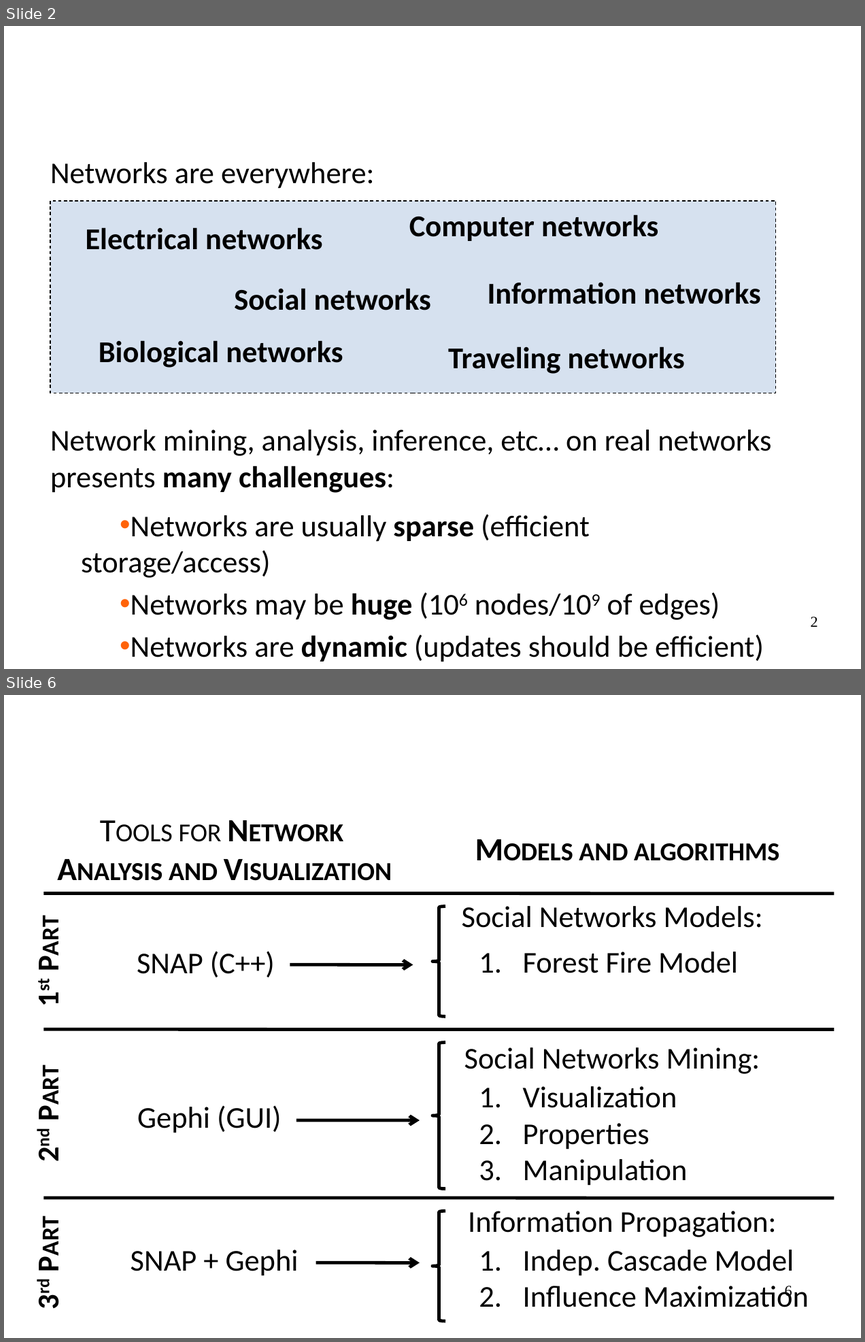
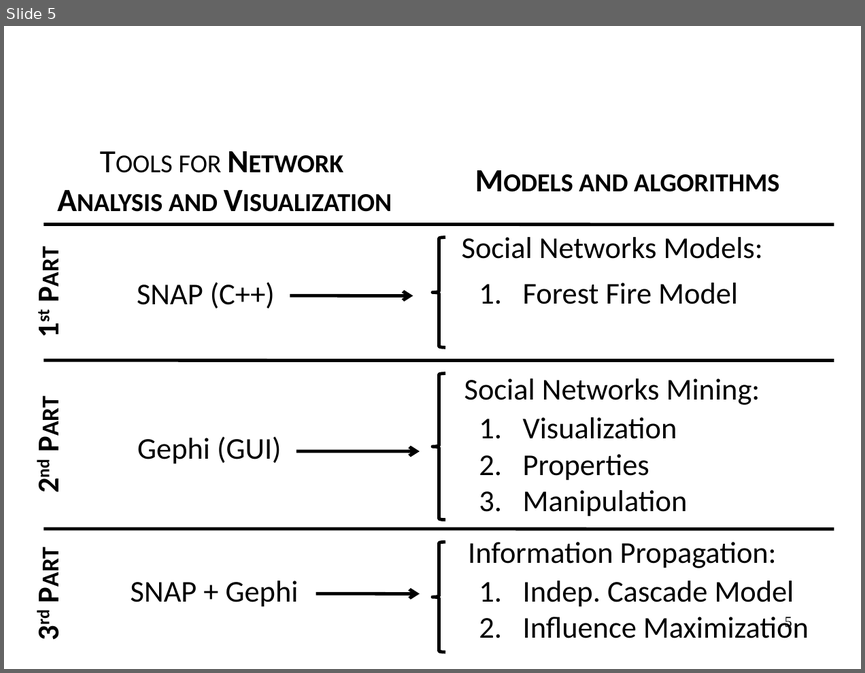
Before and after one commit to Networks-Learning/MLSS-2017, a slide deck: mlss-17-networks.pptx. Shown one above the other, each under a label of ours: slides 2 and 6 before the commit, slide 5 after it; the slides between them are not shown. The pictures are 865x1342 and 865x673 pixels, drawn with LibreOffice and Linux fonts; fonts in the diff are those of the drawing; background and template pictures are left out. Boxes give left, top, right and bottom in pixels: in the first picture for what was removed or moved away, otherwise in the second. Text is boxed around its words. In the diff, an @@ line names an element or a change of style, - is before the commit and + after.

Commit message:
new slides

```diff
--- a/mlss-17-networks.pptx
+++ b/mlss-17-networks.pptx
@@ slide 2 removed at (4, 26, 861, 669), background picture (left out) @@
@@ text removed at (50, 162, 374, 189) @@
-Networks are everywhere:
@@ rectangle removed at (51, 201, 776, 393) @@
@@ text removed at (86, 227, 322, 250) @@
-Electrical networks
@@ text removed at (409, 214, 658, 241) @@
-Computer networks
@@ text removed at (234, 288, 431, 310) @@
-Social networks
@@ text removed at (487, 282, 760, 304) @@
-Information networks
@@ text removed at (99, 340, 343, 367) @@
-Biological networks
@@ text removed at (448, 346, 685, 373) @@
-Traveling networks
@@ text removed at (50, 429, 764, 662) @@
-Network mining, analysis, inference, etc… on real networks presents many challengues:
-• Networks are usually sparse (efficient storage/access)
-• Networks may be huge (106 nodes/109 of edges)
-• Networks are dynamic (updates should be efficient)
@@ title removed at (657, 429, 771, 451) @@
-Networks and Graphs
@@ page number removed at (810, 616, 818, 626) @@
-2
@@ what was slide 6 is now slide 5 @@
@@ page number at (785, 616, 792, 630): text changed @@
-6
+5
```
Also in this commit, not shown: 1 slide changed, 3 slides added, 5 other slides removed.
